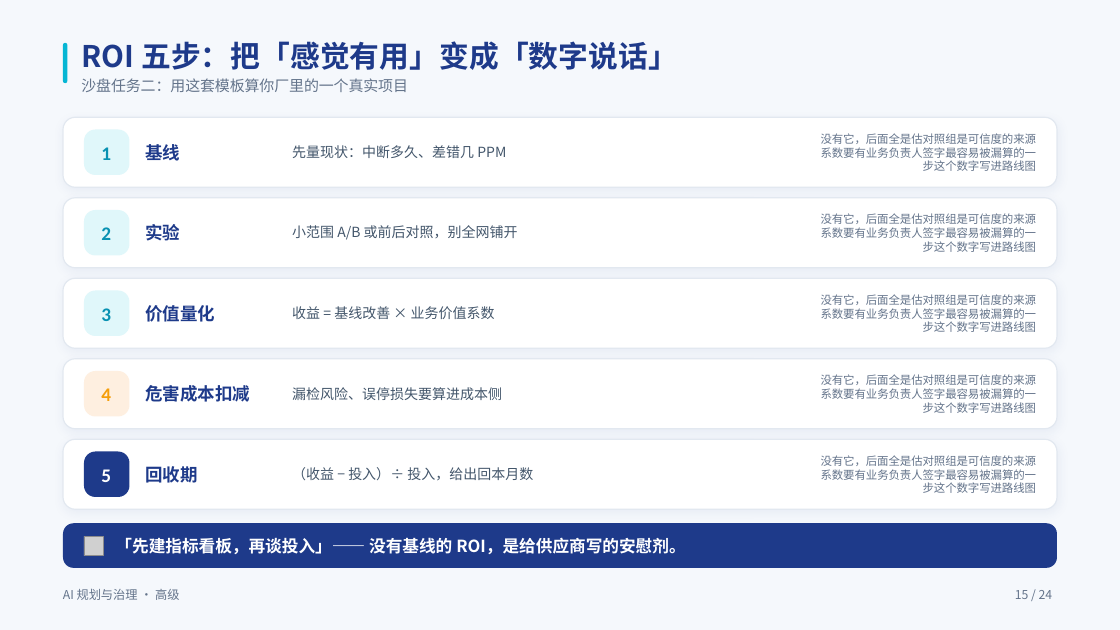
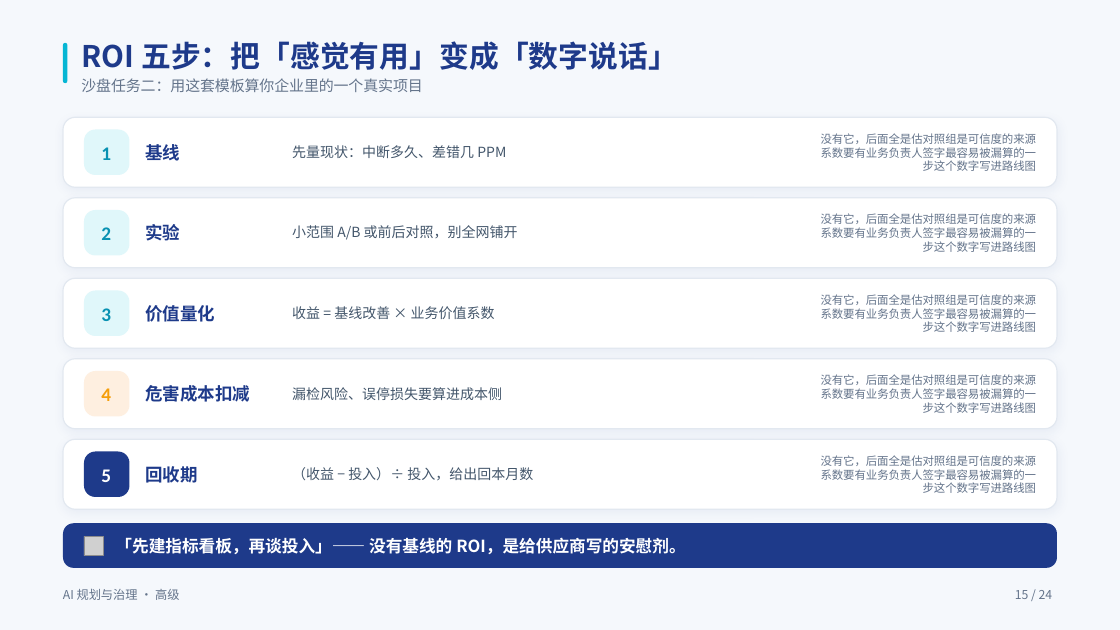
Before and after one commit to swift3000/qiyepinpeixun, a slide deck: slide 15 of 企业AI培训_交付包/高级课程_完整交付包/03_PPT课件/高级_规划层_PPT.pptx. Drawn at 1120x630 pixels with LibreOffice and Linux fonts; fonts in the diff are those of the drawing; grey boxes stand for pictures. Boxes give left, top, right and bottom in pixels: in the first picture for what was removed or moved away, otherwise in the second. Text is boxed around its words. In the diff, an @@ line names an element or a change of style, - is before the commit and + after.

```diff
--- a/企业AI培训_交付包/高级课程_完整交付包/03_PPT课件/高级_规划层_PPT.pptx
+++ b/企业AI培训_交付包/高级课程_完整交付包/03_PPT课件/高级_规划层_PPT.pptx
@@ text at (x1=81, y1=78, x2=422, y2=92): text changed @@
-沙盘任务二：用这套模板算你厂里的一个真实项目
+沙盘任务二：用这套模板算你企业里的一个真实项目
```
Also in this commit, not shown: 9 other slides changed, 3 other files.
